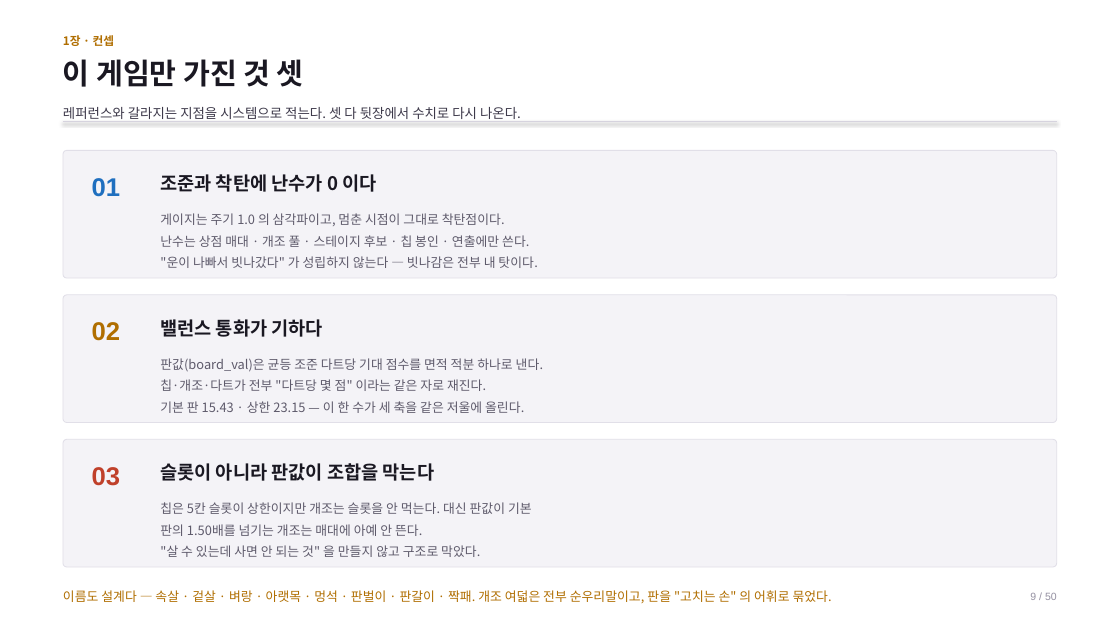
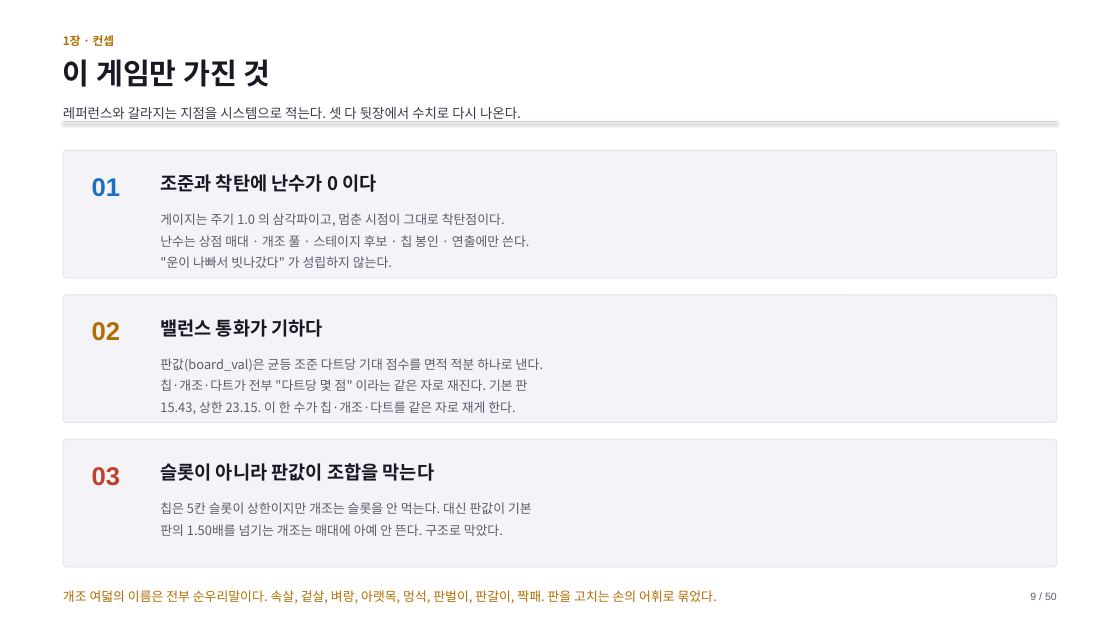
Before and after one commit to GGbong69/test-03, a slide deck: slide 9 of docs/기획서.pptx. Drawn at 1120x630 pixels with LibreOffice and Linux fonts; fonts in the diff are those of the drawing. Boxes give left, top, right and bottom in pixels: in the first picture for what was removed or moved away, otherwise in the second. Text is boxed around its words. In the diff, an @@ line names an element or a change of style, - is before the commit and + after.

```diff
--- a/docs/기획서.pptx
+++ b/docs/기획서.pptx
@@ text at [63,59,271,87]: text changed @@
-이 게임만 가진 것 셋
+이 게임만 가진 것
@@ text at [160,256,392,268]: text changed @@
-"운이 나빠서 빗나갔다" 가 성립하지 않는다 — 빗나감은 전부 내 탓이다.
+"운이 나빠서 빗나갔다" 가 성립하지 않는다.
@@ text at [160,379,528,414]: text changed @@
-칩·개조·다트가 전부 "다트당 몇 점" 이라는 같은 자로 재진다.
-기본 판 15.43 · 상한 23.15 — 이 한 수가 세 축을 같은 저울에 올린다.
+칩·개조·다트가 전부 "다트당 몇 점" 이라는 같은 자로 재진다. 기본 판
+15.43, 상한 23.15. 이 한 수가 칩·개조·다트를 같은 자로 재게 한다.
@@ text at [160,524,503,536]: text changed @@
-판의 1.50배를 넘기는 개조는 매대에 아예 안 뜬다.
-"살 수 있는데 사면 안 되는 것" 을 만들지 않고 구조로 막았다.
+판의 1.50배를 넘기는 개조는 매대에 아예 안 뜬다. 구조로 막았다.
@@ text at [63,590,717,604]: text changed @@
-이름도 설계다 — 속살 · 겉살 · 벼랑 · 아랫목 · 멍석 · 판벌이 · 판갈이 · 짝패. 개조 여덟은 전부 순우리말이고, 판을 "고치는 손" 의 어휘로 묶었다.
+개조 여덟의 이름은 전부 순우리말이다. 속살, 겉살, 벼랑, 아랫목, 멍석, 판벌이, 판갈이, 짝패. 판을 고치는 손의 어휘로 묶었다.
@@ text "9 / 50" at [1030,593,1057,600]: text colour #9490A1 to #5E5A6B @@
```
Also in this commit, not shown: 49 other slides changed.
